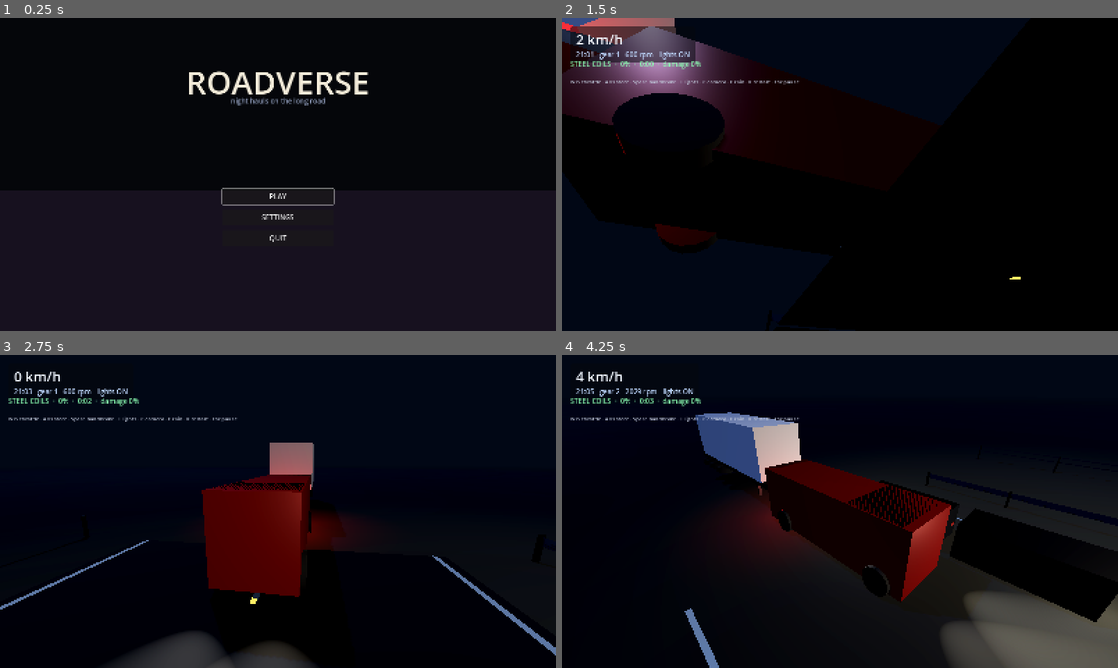
Above: before the commit, frames 1-4 (two rows, left to right).
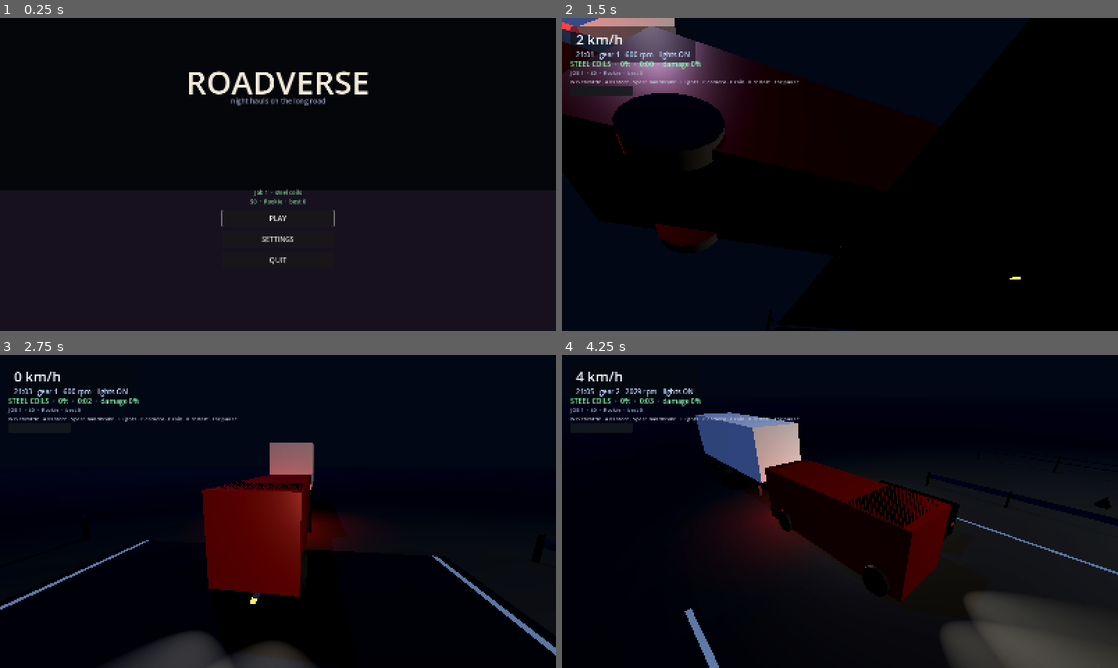
Above: after the commit, the same moments.

Repository: abbasTtBoy1235/Roadverse-Godot
Game: Godot game, scene res://scenes/menu.tscn
The game is run twice, just before and just after one commit, with the same random seed, the same clock (stepped at 60 frames per second) and the same inputs.
Inputs (mouse positions are in pixels of both pictures, inside the frame that each line leads up to):
- Up to frame 1 (0.25 s): no input
- Up to frame 2 (1.5 s): click "PLAY" at 0.5 s; tap Enter (rv_next_job, bound only after the commit) at 1.25 s; move the mouse to (867, 174) at 1.27 s; hold E (rv_shift_up) from 1.28 s (still down); hold Enter (rv_next_job, bound only after the commit) from 1.28 s (still down)
- Up to frame 3 (2.75 s): keep holding E (rv_shift_up); tap Keypad Enter at 1.55, 2.1 s; move the mouse to (250, 511) at 2.02 s; release Enter (rv_next_job, bound only after the commit) at 2.03 s; tap Enter (rv_next_job, bound only after the commit) at 2.3 s
- Up to frame 4 (4.25 s): keep holding E (rv_shift_up); move the mouse to (851, 505) at 2.77 s; right-click (851, 505) at 2.85 s; tap Keypad Enter at 3.05 s; move the mouse to (834, 517) at 3.52 s; tap W (rv_throttle) at 3.6 s; tap Enter (rv_next_job, bound only after the commit) at 3.8 s

The runs differ from the first frame. In frame 1, 0.6% of the frame differs, in the area x 39-61%, y 54-79%; in frame 2, 0.7%; in frame 3, less than 0.1%; in frame 4, 5.2%, in the area x 1-100%, y 16-100%.

Commit message:
ci: keep verify.sh executable

Diff:
--- a/project.godot
+++ b/project.godot
@@ -15,6 +15,7 @@
 
 InputSetup="*res://scripts/core/input_setup.gd"
 Settings="*res://scripts/core/settings.gd"
+Career="*res://scripts/core/career.gd"
 
 [display]
 
--- a/scenes/main.tscn
+++ b/scenes/main.tscn
@@ -11,6 +11,7 @@
 [ext_resource type="Script" path="res://scripts/world/weather.gd" id="9_weather"]
 [ext_resource type="Script" path="res://scripts/gameplay/mission.gd" id="10_mission"]
 [ext_resource type="Script" path="res://scripts/vehicle/trailer.gd" id="11_trailer"]
+[ext_resource type="Script" path="res://scripts/ui/results_panel.gd" id="12_results"]
 
 [sub_resource type="Environment" id="Env_night"]
 background_mode = 1
@@ -110,3 +111,7 @@
 script = ExtResource("10_mission")
 truck_path = NodePath("../Truck")
 road_path = NodePath("../Road")
+
+[node name="Results" type="CanvasLayer" parent="."]
+script = ExtResource("12_results")
+mission_path = NodePath("../Mission")
--- /dev/null
+++ b/scripts/core/career.gd
@@ -0,0 +1,91 @@
+extends Node
+## Career state that outlives the scene: which job you are on, what you have earnt
+## and your best run. Every delivery bumps the job index, and the next scene load
+## builds a fresh road from it — so "next job" really is a new route.
+##
+## Registered as the `Career` autoload.
+
+const SAVE_PATH := "user://career.cfg"
+
+var job_index := 0
+var cash := 0
+var jobs_done := 0
+var best_score := 0
+var last_summary: Dictionary = {}
+
+
+func _ready() -> void:
+	load_progress()
+
+
+func current_cargo() -> String:
+	return CareerMath.cargo_name(job_index)
+
+
+func current_seed() -> int:
+	return CareerMath.route_seed(job_index)
+
+
+func current_route_length() -> float:
+	return CareerMath.route_length(job_index)
+
+
+func rank() -> String:
+	return CareerMath.rank_for(cash)
+
+
+## Called once per successful delivery.
+func record_delivery(summary: Dictionary) -> void:
+	var run := summary.duplicate()
+	run["delivered"] = true
+
+	var paid := CareerMath.payout(run)
+
+	cash += paid
+	jobs_done += 1
+	best_score = maxi(best_score, int(roundf(float(summary.get("score", 0.0)))))
+	last_summary = run
+	last_summary["paid"] = paid
+
+	job_index += 1
+	save_progress()
+
+
+## A wrecked load costs you the job but not the career: same route, no pay.
+func record_failure(summary: Dictionary) -> void:
+	var run := summary.duplicate()
+	run["delivered"] = false
+	run["paid"] = 0
+
+	last_summary = run
+	save_progress()
+
+
+func save_progress() -> void:
+	var config := ConfigFile.new()
+	config.set_value("career", "job_index", job_index)
+	config.set_value("career", "cash", cash)
+	config.set_value("career", "jobs_done", jobs_done)
+	config.set_value("career", "best_score", best_score)
+	config.save(SAVE_PATH)
+
+
+func load_progress() -> void:
+	var config := ConfigFile.new()
+
+	if config.load(SAVE_PATH) != OK:
+		return
+
+	job_index = int(config.get_value("career", "job_index", 0))
+	cash = int(config.get_value("career", "cash", 0))
+	jobs_done = int(config.get_value("career", "jobs_done", 0))
+	best_score = int(config.get_value("career", "best_score", 0))
+
+
+func reset_progress() -> void:
+	job_index = 0
+	cash = 0
+	jobs_done = 0
+	best_score = 0
+	last_summary = {}
+	save_progress()
--- /dev/null
+++ b/scripts/core/career_math.gd
@@ -0,0 +1,71 @@
+class_name CareerMath
+extends RefCounted
+## Pure career maths: how a job is chosen, what it pays, and what you are called
+## once you have earned enough. Kept separate from the Career autoload so the
+## headless suite can test it without touching a save file.
+
+const CARGO_NAMES := [
+	"Steel coils",
+	"Timber",
+	"Diesel drums",
+	"Palletised freight",
+	"Cold chain produce",
+	"Concrete beams",
+]
+
+const RANKS := [
+	{"name": "Rookie", "cash": 0},
+	{"name": "Junior driver", "cash": 2000},
+	{"name": "Company driver", "cash": 6000},
+	{"name": "Long-haul driver", "cash": 12000},
+	{"name": "Owner-operator", "cash": 24000},
+]
+
+
+## Every job gets its own road: a fixed seed plus a stride, so job 0 and job 1
+## are never the same drive.
+static func route_seed(job_index: int) -> int:
+	return 20261112 + maxi(0, job_index) * 977
+
+
+## Routes get a little longer as the career goes on.
+static func route_length(job_index: int) -> float:
+	return 560.0 + float(maxi(0, job_index) % 4) * 70.0
+
+
+## Cargo rotates through the list so the HUD does not read the same forever.
+static func cargo_name(job_index: int) -> String:
+	return CARGO_NAMES[posmod(job_index, CARGO_NAMES.size())]
+
+
+## Money paid for a delivery, straight from the score.
+static func reward_for(score: float) -> int:
+	return maxi(0, int(roundf(maxf(score, 0.0) * 0.12)))
+
+
+## Rank title for a lifetime takings total.
+static func rank_for(total_cash: int) -> String:
+	var title := "Rookie"
+
+	for rank in RANKS:
+		if total_cash >= int(rank["cash"]):
+			title = String(rank["name"])
+
+	return title
+
+
+## Cash still needed before the next promotion, and what that promotion is.
+static func next_rank(total_cash: int) -> Dictionary:
+	for rank in RANKS:
+		if total_cash < int(rank["cash"]):
+			return {"name": String(rank["name"]), "remaining": int(rank["cash"]) - total_cash}
+
+	return {"name": "", "remaining": 0}
+
+
+## A run is only paid out if the cargo survived and the gate was reached.
+static func payout(summary: Dictionary) -> int:
+	if not summary.get("delivered", true):
+		return 0
+
+	return reward_for(float(summary.get("score", 0.0)))
--- a/scripts/core/game.gd
+++ b/scripts/core/game.gd
@@ -3,6 +3,22 @@
 ## restart, and the optional telemetry used by the headless smoke test.
 
 const TELEMETRY_FLAG := "--rv-telemetry"
+
+
+## Runs before the children enter the tree, which is the only moment the road's
+## exported seed and length can still change what it builds.
+func _enter_tree() -> void:
+	var road := get_node_or_null("Road")
+
+	if road == null:
+		return
+
+	var career := get_node_or_null("/root/Career")
+	if career == null:
+		return
+
+	road.set("seed_value", career.call("current_seed"))
+	road.set("road_length", career.call("current_route_length"))
 
 
 func _ready() -> void:
--- a/scripts/core/input_setup.gd
+++ b/scripts/core/input_setup.gd
@@ -18,6 +18,7 @@
 	"rv_restart": [KEY_R],
 	"rv_pause": [KEY_ESCAPE],
 	"rv_weather": [KEY_F],
+	"rv_next_job": [KEY_ENTER, KEY_KP_ENTER],
 }
 
 ## Mouse-bound actions: action name -> button index.
--- a/scripts/gameplay/mission.gd
+++ b/scripts/gameplay/mission.gd
@@ -8,11 +8,12 @@
 
 signal state_changed(state: int)
 signal delivered(summary: Dictionary)
-
-enum State { DRIVING, DELIVERED }
+signal failed(summary: Dictionary)
+
+enum State { DRIVING, DELIVERED, FAILED }
 
 @export_group("Job")
-@export var cargo_name := "Steel coils"
+@export var cargo_name := ""
 @export var goal_fraction := 0.92
 @export var arrival_speed_kph := 15.0
 @export var par_seconds := 95.0
@@ -73,6 +74,12 @@
 
 func _ready() -> void:
 	_truck = get_node_or_null(truck_path) as TruckController
+
+	var career := get_node_or_null("/root/Career")
+
+	if cargo_name.is_empty():
+		cargo_name = String(career.call("current_cargo")) if career != null else "Steel coils"
+
 	_road = get_node_or_null(road_path) as Node3D
 
 	if _road == null or not _road.has_method("nearest_distance"):
@@ -102,6 +109,10 @@
 
 	if shock > impact_threshold:
 		damage = clampf(damage + damage_for_impact(shock, damage_per_impact, impact_threshold), 0.0, 1.0)
+
+	if damage >= 1.0:
+		_fail()
+		return
 
 	if is_arrived(progress, goal_distance, speed, arrival_speed_kph):
 		_finish()
@@ -119,16 +130,55 @@
 		"seconds": elapsed,
 		"damage": damage,
 		"cargo": cargo_name,
+		"delivered": true,
 	}
+
+	var career := get_node_or_null("/root/Career")
+
+	if career != null:
+		career.call("record_delivery", summary)
+		var stored: Dictionary = career.get("last_summary")
+		summary["paid"] = int(stored.get("paid", 0))
 
 	state_changed.emit(state)
 	delivered.emit(summary)
+
+
+## The load did not survive the trip.
+func _fail() -> void:
+	state = State.FAILED
+	score = 0.0
+
+	var summary := {
+		"score": 0.0,
+		"seconds": elapsed,
+		"damage": damage,
+		"cargo": cargo_name,
+		"delivered": false,
+		"paid": 0,
+	}
+
+	var career := get_node_or_null("/root/Career")
+
+	if career != null:
+		career.call("record_failure", summary)
+
+	state_changed.emit(state)
+	failed.emit(summary)
+
+
+## Test hook: wreck the load on purpose.
+func take_damage(amount: float) -> void:
+	damage = clampf(damage + amount, 0.0, 1.0)
 
 
 ## Human readable line for the HUD.
 func status_text() -> String:
 	if state == State.DELIVERED:
 		return "%s DELIVERED  ·  score %d  ·  damage %d%%" % [cargo_name.to_upper(), roundi(score), roundi(damage * 100.0)]
+
+	if state == State.FAILED:
+		return "%s WRECKED  ·  job lost" % cargo_name.to_upper()
 
 	var percent := roundi(progress_fraction(progress, goal_distance) * 100.0)
 	var minutes := int(elapsed) / 60
--- a/scripts/ui/hud.gd
+++ b/scripts/ui/hud.gd
@@ -11,6 +11,8 @@
 var _hint_label: Label
 var _mission_label: Label
 var _mission: Mission
+var _career_label: Label
+var _damage_bar: ProgressBar
 
 
 func _ready() -> void:
@@ -36,6 +38,19 @@
 	_mission_label = _make_label(self, 20, Color(0.55, 1.0, 0.7))
 	_mission_label.position = Vector2(24, 118)
 
+	_career_label = _make_label(self, 15, Color(0.62, 0.66, 0.78))
+	_career_label.position = Vector2(24, 146)
+
+	_damage_bar = ProgressBar.new()
+	_damage_bar.position = Vector2(24, 196)
+	_damage_bar.size = Vector2(180, 8)
+	_damage_bar.min_value = 0.0
+	_damage_bar.max_value = 100.0
+	_damage_bar.show_percentage = false
+	_damage_bar.add_theme_stylebox_override("background", _bar_style(Color(0.08, 0.1, 0.12, 0.85)))
+	_damage_bar.add_theme_stylebox_override("fill", _bar_style(Color(0.9, 0.55, 0.25)))
+	add_child(_damage_bar)
+
 	_hint_label = _make_label(self, 15, Color(0.75, 0.78, 0.85))
 	_hint_label.position = Vector2(24, 172)
 	_hint_label.text = "W/S throttle · A/D steer · Space handbrake · L lights · C camera · F rain · R restart · Esc pause"
@@ -47,6 +62,13 @@
 	label.add_theme_color_override("font_color", color)
 	parent.add_child(label)
 	return label
+
+
+func _bar_style(colour: Color) -> StyleBoxFlat:
+	var style := StyleBoxFlat.new()
+	style.bg_color = colour
+	style.set_corner_radius_all(4)
+	return style
 
 
 func _panel_style() -> StyleBoxFlat:
@@ -76,6 +98,17 @@
 
 	if _mission != null:
 		_mission_label.text = _mission.status_text()
+		_damage_bar.value = _mission.damage * 100.0
+
+	var career := get_node_or_null("/root/Career")
+
+	if career != null and _career_label != null:
+		_career_label.text = "JOB %d  ·  $%d  ·  %s  ·  best %d" % [
+			int(career.get("job_index")) + 1,
+			int(career.get("cash")),
+			String(career.call("rank")),
+			int(career.get("best_score")),
+		]
 
 
 func _headlights_on() -> bool:
--- a/scripts/ui/main_menu.gd
+++ b/scripts/ui/main_menu.gd
@@ -70,6 +70,25 @@
 	_menu_box.position = Vector2(-160, 40)
 	_menu_box.add_theme_constant_override("separation", 14)
 	add_child(_menu_box)
+
+	var career := get_node_or_null("/root/Career")
+
+	if career != null:
+		var job := int(career.get("job_index")) + 1
+		var cargo := String(career.call("current_cargo")).to_lower()
+
+		var status := Label.new()
+		status.name = "CareerStatus"
+		status.text = "Job %d  ·  %s\n$%d  ·  %s  ·  best %d" % [
+			job, cargo,
+			int(career.get("cash")),
+			String(career.call("rank")),
+			int(career.get("best_score")),
+		]
+		status.add_theme_font_size_override("font_size", 16)
+		status.add_theme_color_override("font_color", Color(0.5, 0.78, 0.6))
+		status.horizontal_alignment = HORIZONTAL_ALIGNMENT_CENTER
+		_menu_box.add_child(status)
 
 	play_button = _make_button(_menu_box, "PlayButton", "PLAY")
 	settings_button = _make_button(_menu_box, "SettingsButton", "SETTINGS")
--- /dev/null
+++ b/scripts/ui/results_panel.gd
@@ -0,0 +1,164 @@
+extends CanvasLayer
+## The end-of-job screen: what it paid, what it cost, and the way into the next
+## route. Pauses the world while it is up, so a bad arrival is not scored while
+## the rig keeps rolling.
+
+@export var mission_path: NodePath
+
+var _mission: Mission
+var _title: Label
+var _lines: Label
+var _hint: Label
+var _action: Button
+var _visible := false
+var _failed := false
+
+
+func _ready() -> void:
+	process_mode = Node.PROCESS_MODE_ALWAYS
+	_mission = get_node_or_null(mission_path) as Mission
+	_build()
+
+	if _mission != null:
+		_mission.delivered.connect(_on_delivered)
+		_mission.failed.connect(_on_failed)
+
+
+func _build() -> void:
+	var root := Control.new()
+	root.name = "Root"
+	root.set_anchors_preset(Control.PRESET_FULL_RECT)
+	root.mouse_filter = Control.MOUSE_FILTER_IGNORE
+	root.visible = false
+	add_child(root)
+
+	var shade := ColorRect.new()
+	shade.color = Color(0.01, 0.02, 0.03, 0.82)
+	shade.set_anchors_preset(Control.PRESET_FULL_RECT)
+	root.add_child(shade)
+
+	var panel := PanelContainer.new()
+	panel.set_anchors_preset(Control.PRESET_CENTER)
+	panel.custom_minimum_size = Vector2(520, 0)
+	panel.add_theme_stylebox_override("panel", _panel_style())
+	root.add_child(panel)
+
+	var column := VBoxContainer.new()
+	column.add_theme_constant_override("separation", 10)
+	panel.add_child(column)
+
+	_title = _make_label(column, 34, Color(0.6, 1.0, 0.75))
+	_lines = _make_label(column, 19, Color(0.86, 0.9, 0.96))
+	_hint = _make_label(column, 15, Color(0.6, 0.64, 0.72))
+
+	_action = Button.new()
+	_action.text = "NEXT JOB  (Enter)"
+	_action.custom_minimum_size = Vector2(0, 42)
+	_action.pressed.connect(_continue)
+	column.add_child(_action)
+
+	_visible = false
+	_root_control().visible = false
+
+
+func _make_label(parent: Node, font_size: int, colour: Color) -> Label:
+	var label := Label.new()
+	label.add_theme_font_size_override("font_size", font_size)
+	label.add_theme_color_override("font_color", colour)
+	parent.add_child(label)
+	return label
+
+
+func _panel_style() -> StyleBoxFlat:
+	var style := StyleBoxFlat.new()
+	style.bg_color = Color(0.04, 0.05, 0.08, 0.96)
+	style.border_color = Color(0.25, 0.55, 0.4, 0.9)
+	style.set_border_width_all(2)
+	style.set_corner_radius_all(12)
+	style.set_content_margin_all(26)
+	return style
+
+
+func _root_control() -> Control:
+	return get_node_or_null("Root") as Control
+
+
+func _on_delivered(summary: Dictionary) -> void:
+	_failed = false
+	_title.text = "DELIVERED"
+	_title.add_theme_color_override("font_color", Color(0.6, 1.0, 0.75))
+
+	var career := get_node_or_null("/root/Career")
+	var paid := int(summary.get("paid", 0))
+	var cash := int(career.get("cash")) if career != null else paid
+	var rank := String(career.call("rank")) if career != null else "Rookie"
+	var best := int(career.get("best_score")) if career != null else int(summary.get("score", 0.0))
+
+	_lines.text = "%s\n%s\nTime %.0fs   ·   damage %d%%\nPaid $%d   ·   total $%d   ·   best %d\nRank: %s" % [
+		summary.get("cargo", "Cargo"),
+		"Score %d" % roundi(float(summary.get("score", 0.0))),
+		float(summary.get("seconds", 0.0)),
+		roundi(float(summary.get("damage", 0.0)) * 100.0),
+		paid, cash, best, rank,
+	]
+
+	_action.text = "NEXT JOB  (Enter)"
+	_hint.text = "Press Enter to take the next route."
+	_show()
+
+
+func _on_failed(summary: Dictionary) -> void:
+	_failed = true
+	_title.text = "CARGO WRECKED"
+	_title.add_theme_color_override("font_color", Color(1.0, 0.5, 0.45))
+
+	_lines.text = "%s\nDamage %d%%   ·   time %.0fs\nNo pay. The same route is waiting." % [
+		summary.get("cargo", "Cargo"),
+		roundi(float(summary.get("damage", 0.0)) * 100.0),
+		float(summary.get("seconds", 0.0)),
+	]
+
+	_action.text = "TRY AGAIN  (Enter)"
+	_hint.text = "Press Enter to run the load again."
+	_show()
+
+
+func _show() -> void:
+	_visible = true
+	var root := _root_control()
+
+	if root != null:
+		root.visible = true
+
+	get_tree().paused = true
+	_action.grab_focus()
+
+
+func _unhandled_input(event: InputEvent) -> void:
+	if _visible and event.is_action_pressed("rv_next_job"):
+		_continue()
+		get_viewport().set_input_as_handled()
+
+
+func _continue() -> void:
+	if not _visible:
+		return
+
+	_visible = false
+	get_tree().paused = false
+	get_tree().reload_current_scene()
+
+
+## Test hook: is the summary on screen?
+func is_showing() -> bool:
+	return _visible
+
+
+## Test hook: the line under the title.
+func summary_text() -> String:
+	return _lines.text if _lines != null else ""
+
+
+## Test hook: did the last job fail?
+func failed() -> bool:
+	return _failed
--- a/tests/drive_state.gd
+++ b/tests/drive_state.gd
@@ -19,6 +19,9 @@
 var _road: Node3D
 var _trailer: Node3D
 var _mission: Mission
+var _results: CanvasLayer
+var _cash_before := 0
+var _job_before := 0
 
 var _elapsed := 0.0
 var _phase := 0
@@ -28,6 +31,14 @@
 
 
 func _ready() -> void:
+	# The results screen pauses the tree, so this test must keep ticking.
+	process_mode = Node.PROCESS_MODE_ALWAYS
+
+	var career := get_node_or_null("/root/Career")
+
+	if career != null:
+		career.call("reset_progress")
+
 	_game = (load("res://scenes/main.tscn") as PackedScene).instantiate()
 	add_child(_game)
 
@@ -40,6 +51,13 @@
 	_road = _game.get_node("Road") as Node3D
 	_trailer = _game.get_node("Trailer") as Node3D
 	_mission = _game.get_node("Mission") as Mission
+	_results = _game.get_node("Results") as CanvasLayer
+
+	var career_node := get_node_or_null("/root/Career")
+
+	if career_node != null:
+		_cash_before = int(career_node.get("cash"))
+		_job_before = int(career_node.get("job_index"))
 
 	_check(_truck != null, "truck found")
 	_check(_wheels != null, "wheel visuals found")
@@ -50,6 +68,7 @@
 	_check(_road != null, "road found")
 	_check(_trailer != null, "trailer found")
 	_check(_mission != null, "mission found")
+	_check(_results != null, "results panel found")
 
 	if _wheels != null:
 		_check(_wheels.wheel_count() == 4, "all four wheels are driven visually (%d)" % _wheels.wheel_count())
@@ -263,6 +282,16 @@
 	_check(_mission.damage >= 0.0 and _mission.damage <= 1.0, "damage stays in range (%.0f%%)" % (_mission.damage * 100.0))
 	_check("DELIVERED" in _mission.status_text(), "the HUD announces the delivery")
 
+	var career := get_node_or_null("/root/Career")
+
+	if career != null:
+		_check(int(career.get("cash")) > _cash_before, "the delivery paid out ($%d)" % int(career.get("cash")))
+		_check(int(career.get("job_index")) == _job_before + 1, "the next job is queued")
+
+	if _results != null and _results.has_method("is_showing"):
+		_check(_results.call("is_showing"), "the results screen is on")
+		_check("Score" in String(_results.call("summary_text")), "the results screen shows the score")
+
 
 func _finish() -> void:
 	if _failures == 0:
--- /dev/null
+++ b/tests/mission_failure.gd
@@ -0,0 +1,81 @@
+extends Node3D
+## Integration test: wreck the cargo and check the career refuses to pay.
+##
+##   godot --headless --path . res://tests/mission_failure.tscn
+
+const SETTLE_SECONDS := 0.4
+
+var _game: Node3D
+var _mission: Mission
+var _results: CanvasLayer
+var _career: Node
+
+var _cash_before := 0
+var _job_before := 0
+var _elapsed := 0.0
+var _phase := 0
+var _failures := 0
+
+
+func _ready() -> void:
+	process_mode = Node.PROCESS_MODE_ALWAYS
+
+	_career = get_node_or_null("/root/Career")
+
+	if _career != null:
+		_career.call("reset_progress")
+		_career.set("cash", 500)
+		_cash_before = int(_career.get("cash"))
+		_job_before = int(_career.get("job_index"))
+
+	_game = (load("res://scenes/main.tscn") as PackedScene).instantiate()
+	add_child(_game)
+
+	_mission = _game.get_node("Mission") as Mission
+	_results = _game.get_node("Results") as CanvasLayer
+
+	_check(_mission != null, "mission found")
+	_check(_results != null, "results panel found")
+	_check(_mission.state == Mission.State.DRIVING, "the job starts in progress")
+
+	_mission.take_damage(1.0)
+	_check(is_equal_approx(_mission.damage, 1.0), "the load can be wrecked outright")
+
+
+func _physics_process(delta: float) -> void:
+	_elapsed += delta
+
+	if _phase == 0 and _elapsed >= SETTLE_SECONDS:
+		_phase = 1
+		_check_failure()
+
+
+func _check_failure() -> void:
+	_check(_mission.state == Mission.State.FAILED, "a wrecked load fails the job")
+	_check(_mission.score == 0.0, "no score is awarded")
+	_check("WRECKED" in _mission.status_text(), "the HUD says the cargo is wrecked")
+
+	if _career != null:
+		_check(int(_career.get("cash")) == _cash_before, "a failed run pays nothing")
+		_check(int(_career.get("job_index")) == _job_before, "the same job is waiting to be retried")
+
+	if _results != null and _results.has_method("failed"):
+		_check(bool(_results.call("is_showing")), "the failure screen is on")
+		_check(bool(_results.call("failed")), "it is the failure screen, not the payout one")
+
+	if _failures == 0:
+		print("[failure] PASS")
+		get_tree().paused = false
+		get_tree().quit(0)
+	else:
+		printerr("[failure] FAIL (%d checks)" % _failures)
+		get_tree().paused = false
+		get_tree().quit(1)
+
+
+func _check(condition: bool, message: String) -> void:
+	if condition:
+		print("  ok   %s" % message)
+	else:
+		_failures += 1
+		printerr("  FAIL %s" % message)
--- /dev/null
+++ b/tests/mission_failure.tscn
@@ -0,0 +1,6 @@
+[gd_scene load_steps=2 format=3]
+
+[ext_resource type="Script" path="res://tests/mission_failure.gd" id="1_failure"]
+
+[node name="MissionFailureTest" type="Node3D"]
+script = ExtResource("1_failure")
--- /dev/null
+++ b/tests/test_career.gd
@@ -0,0 +1,78 @@
+extends SceneTree
+## Headless tests for the career maths: routes, pay, ranks.
+##
+##   godot --headless --path . --script res://tests/test_career.gd
+
+var _checks := 0
+var _failures := 0
+
+
+func _initialize() -> void:
+	print("[career] running tests")
+
+	_test_routes()
+	_test_cargo_rotation()
+	_test_pay()
+	_test_ranks()
+
+	print("[career] %d checks, %d failures" % [_checks, _failures])
+	quit(1 if _failures > 0 else 0)
+
+
+func _check(condition: bool, message: String) -> void:
+	_checks += 1
+	if condition:
+		print("  ok   %s" % message)
+	else:
+		_failures += 1
+		printerr("  FAIL %s" % message)
+
+
+func _test_routes() -> void:
+	_check(CareerMath.route_seed(0) != CareerMath.route_seed(1), "job 1 gets a different road than job 0")
+	_check(CareerMath.route_seed(3) != CareerMath.route_seed(4), "the whole career keeps rolling new roads")
+	_check(CareerMath.route_seed(7) == CareerMath.route_seed(7), "the same job always rebuilds the same road")
+	_check(CareerMath.route_seed(-5) == CareerMath.route_seed(0), "a negative job index is clamped")
+
+	var short := CareerMath.route_length(0)
+	var long := CareerMath.route_length(3)
+	_check(long > short, "routes get longer with experience (%.0f -> %.0f m)" % [short, long])
+	_check(CareerMath.route_length(99) >= 480.0 and CareerMath.route_length(99) <= 800.0,
+		"even a long career keeps sane route lengths (%.0f m)" % CareerMath.route_length(99))
+
+
+func _test_cargo_rotation() -> void:
+	_check(CareerMath.cargo_name(0) == "Steel coils", "the career starts on steel coils")
+
+	var names := {}
+	for i in CareerMath.CARGO_NAMES.size():
+		names[CareerMath.cargo_name(i)] = true
+
+	_check(names.size() == CareerMath.CARGO_NAMES.size(), "every cargo in the list is reachable")
+	_check(CareerMath.cargo_name(6) == CareerMath.cargo_name(0), "cargo cycles back around after the list")
+
+
+func _test_pay() -> void:
+	_check(CareerMath.reward_for(1000.0) > 0, "a decent run pays")
+	_check(CareerMath.reward_for(2000.0) > CareerMath.reward_for(1000.0), "better runs pay more")
+	_check(CareerMath.reward_for(0.0) == 0, "nothing is paid for nothing")
+	_check(CareerMath.reward_for(-50.0) == 0, "a negative score does not bill the driver")
+
+	_check(CareerMath.payout({"score": 800.0, "delivered": true}) > 0, "a delivered load pays")
+	_check(CareerMath.payout({"score": 800.0, "delivered": false}) == 0, "a wrecked load pays nothing")
+
+
+func _test_ranks() -> void:
+	_check(CareerMath.rank_for(0) == "Rookie", "you start as a rookie")
+	_check(CareerMath.rank_for(2500) != "Rookie", "money buys a promotion")
+	_check(CareerMath.rank_for(1000000) == "Owner-operator", "the top rank is reachable")
+
+	var previous := ""
+	for total in [0, 2000, 6000, 12000, 24000]:
+		var title := CareerMath.rank_for(total)
+		_check(title != previous, "%d credits promotes beyond %s" % [total, previous if previous != "" else "nothing"])
+		previous = title
+
+	var next := CareerMath.next_rank(0)
+	_check(next["name"] == "Junior driver" and int(next["remaining"]) == 2000, "the next promotion is advertised (needs $2000)")
+	_check(int(CareerMath.next_rank(1000000)["remaining"]) == 0, "a top-ranked driver has nothing left to chase")
Not shown: 1 places in scenes/main.tscn that only renumber resources
Not shown, added: scripts/core/career.gd.uid
Not shown, added: scripts/core/career_math.gd.uid
Not shown, added: scripts/ui/results_panel.gd.uid
Not shown, added: tests/mission_failure.gd.uid
Not shown, added: tests/test_career.gd.uid
Not shown, changed: tools/verify.sh
